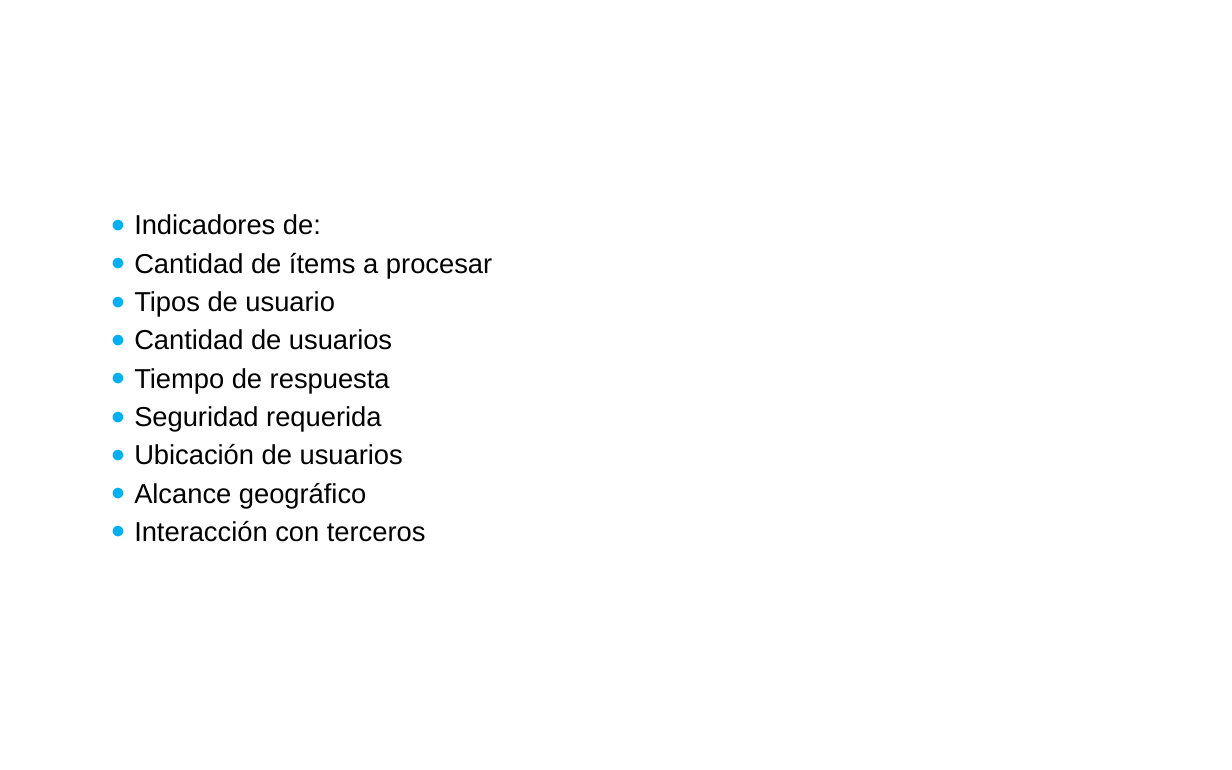
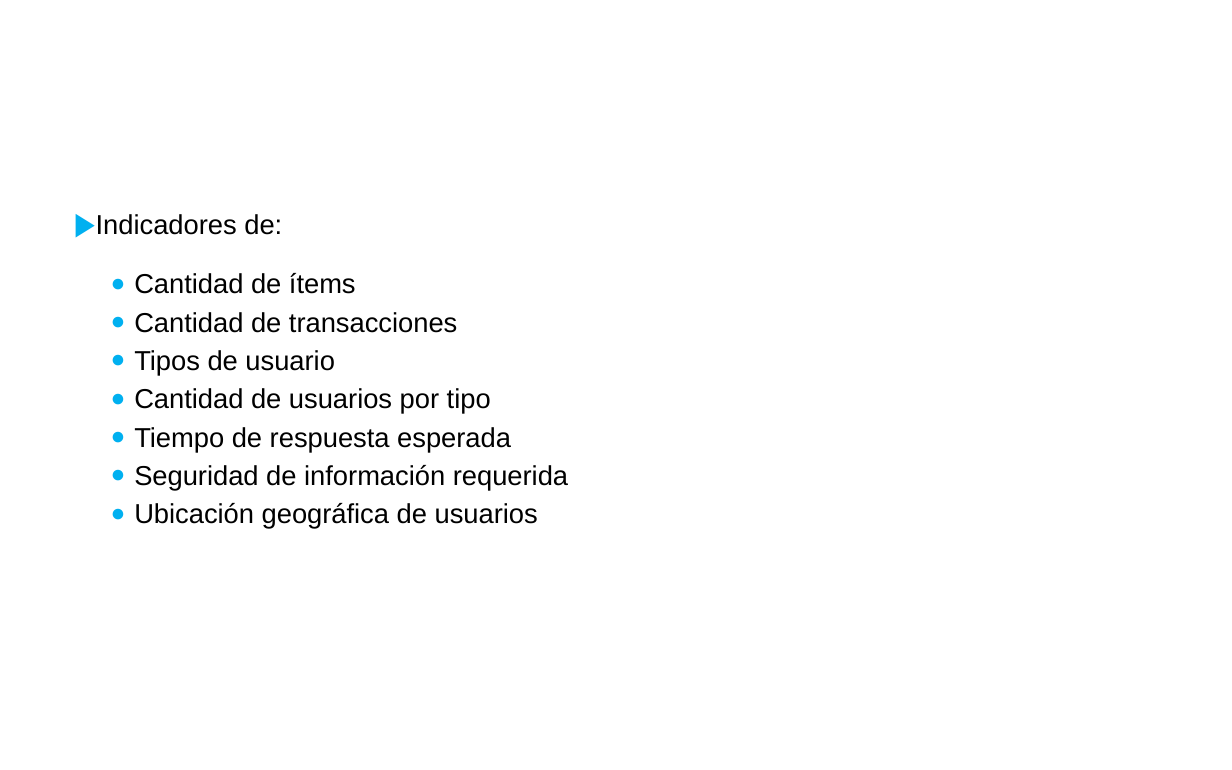
Before and after one commit to juanmcortezr/cosas, a slide deck: slide 20 of InsiDesarrolloSistemas2019.pptx (slide 18 before the commit). Drawn at 1232x770 pixels with LibreOffice and Linux fonts; fonts in the diff are those of the drawing; background and template pictures are left out. Boxes give left, top, right and bottom in pixels: in the first picture for what was removed or moved away, otherwise in the second. Text is boxed around its words. In the diff, an @@ line names an element or a change of style, - is before the commit and + after.

```diff
--- a/InsiDesarrolloSistemas2019.pptx
+++ b/InsiDesarrolloSistemas2019.pptx
@@ text at (96,214,282,235): bullet ● to ▶; list level 2 to 1 in "Indicadores de:" @@
@@ text at (134,273,457,333): text changed @@
-  ● Cantidad de ítems a procesar
+  ● Cantidad de ítems
+  ● Cantidad de transacciones
@@ text at (134,388,568,529): text changed @@
-  ● Cantidad de usuarios
-  ● Tiempo de respuesta
-  ● Seguridad requerida
-  ● Ubicación de usuarios
-  ● Alcance geográfico
-  ● Interacción con terceros
+  ● Cantidad de usuarios por tipo
+  ● Tiempo de respuesta esperada
+  ● Seguridad de información requerida
+  ● Ubicación geográfica de usuarios
```
Also in this commit, not shown: 5 other slides changed, 3 slides added, 1 slide removed, 2 other files.
